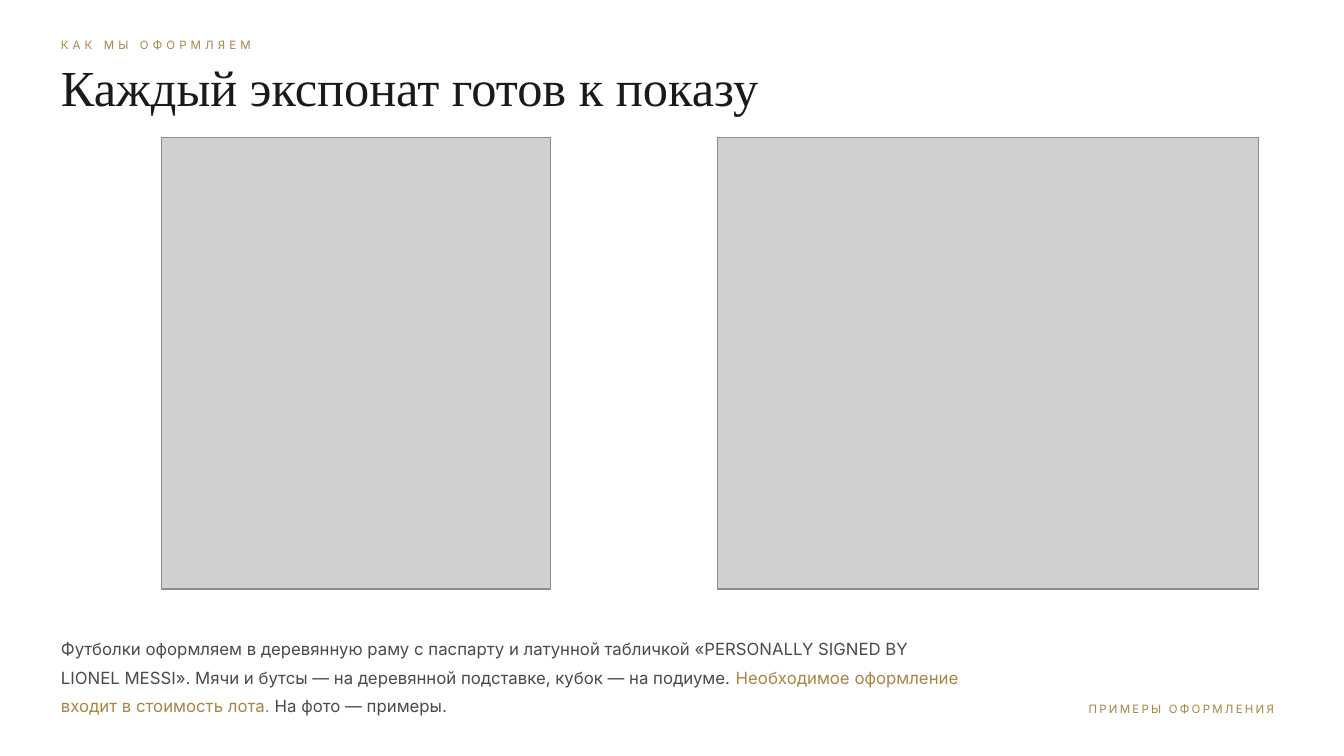
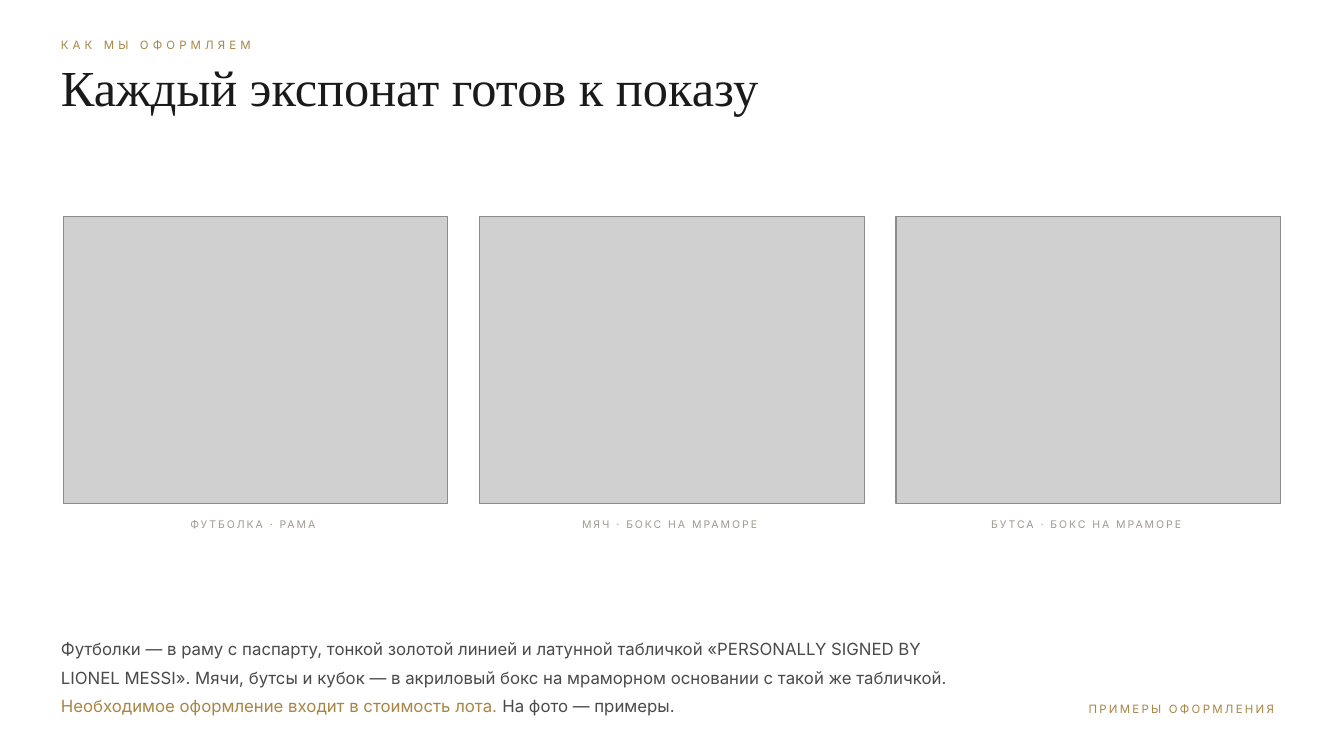
Before and after one commit to VashikMart/relictum, a slide deck: slide 12 of 17_stargift/STARGIFT_Messi.pptx. Drawn at 1344x756 pixels with LibreOffice and Linux fonts; fonts in the diff are those of the drawing; grey boxes stand for pictures. Boxes give left, top, right and bottom in pixels: in the first picture for what was removed or moved away, otherwise in the second. Text is boxed around its words. In the diff, an @@ line names an element or a change of style, - is before the commit and + after.

```diff
--- a/17_stargift/STARGIFT_Messi.pptx
+++ b/17_stargift/STARGIFT_Messi.pptx
@@ picture removed at (161,137,549,589) @@
@@ picture removed at (717,137,1259,589) @@
@@ picture added at (63,216,448,503) @@
@@ picture added at (480,216,865,503) @@
@@ picture added at (896,216,1281,503) @@
@@ text added at (191,516,323,539), 7.5 pt, text #A09A90 @@
+ФУТБОЛКА · РАМА
@@ text added at (582,516,763,539), 7.5 pt, text #A09A90 @@
+МЯЧ · БОКС НА МРАМОРЕ
@@ text added at (991,516,1188,539), 7.5 pt, text #A09A90 @@
+БУТСА · БОКС НА МРАМОРЕ
@@ text at (61,642,946,716): text changed @@
-Футболки оформляем в деревянную раму с паспарту и латунной табличкой «PERSONALLY SIGNED BY LIONEL MESSI». Мячи и бутсы — на деревянной подставке, кубок — на подиуме. Необходимое оформление входит в стоимость лота. На фото — примеры.
+Футболки — в раму с паспарту, тонкой золотой линией и латунной табличкой «PERSONALLY SIGNED BY LIONEL MESSI». Мячи, бутсы и кубок — в акриловый бокс на мраморном основании с такой же табличкой. Необходимое оформление входит в стоимость лота. На фото — примеры.
```
Also in this commit, not shown: 6 other slides changed, 13 other files.
